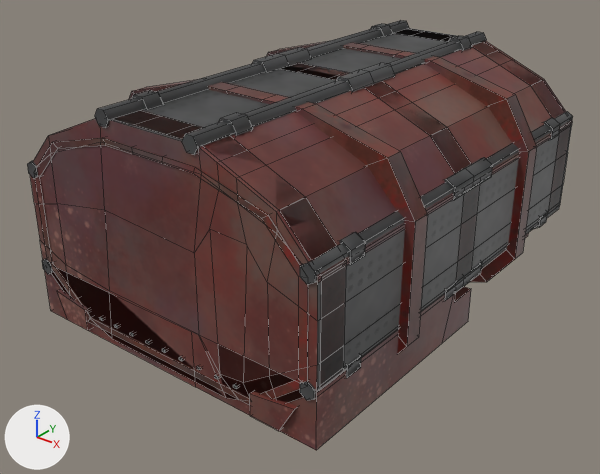
An edit to the OBJ model Models/Control_Room.obj, drawn before and after from the same camera.
Rendered twice from a 50 mm lens placed at (8.51, -11.24, 7.25), pointed at (0.01, -0.63, 0.67). Arrows for +X, +Y and +Z are at lower left; the lights stay in place. The picture after the commit comes second. Mesh edges are drawn as thin lines. Where no turn or scale is listed for an object, it has been applied to the vertices.
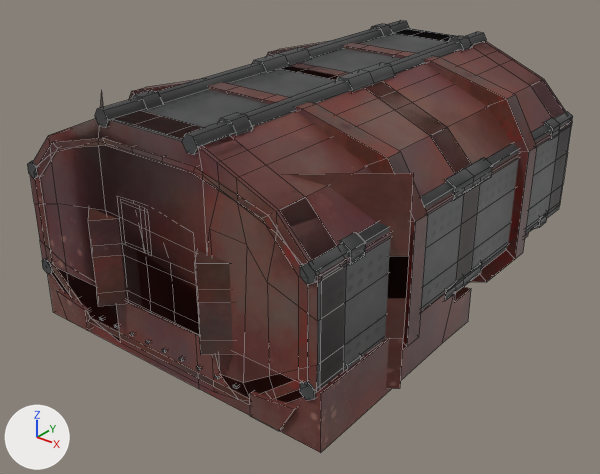
Changed parts and their boxes (x1, y1, x2, y2) in the pictures (600 x 474 px):
'Cube.001', surface changed, reshaped: before (27, 20, 573, 450); after (27, 20, 573, 453)
part 1 of me_cube_001, built on: after (88, 91, 414, 389)
part 2 of me_cube_001, surface changed: (40, 42, 542, 450) in both

The change, as a diff of the scene's bpy script:
```diff
--- a/Models/Control_Room.obj.py
+++ b/Models/Control_Room.obj.py
@@ img_cudliky_png @@
+img_cudliky_png = load_image('cudliky.png', 'Textures/cudliky.png', 1500, 1000, 'sRGB')
@@ img_screen_png @@
+img_screen_png = load_image('screen.png', 'Textures/screen.png', 1500, 1000, 'sRGB')
@@ mat_material_001 @@
 mat_material_001 = principled_material('Material.001')
-mat_material_001.texture = img_bloody_rust_png
+mat_material_001.texture = img_wall_png
@@ mat_material_002 @@
 mat_material_002 = principled_material('Material.002')
-mat_material_002.texture = img_metal_png
+mat_material_002.texture = img_bloody_rust_png
@@ mat_material_004 @@
 mat_material_004 = principled_material('Material.004')
-mat_material_004.texture = img_matky_png
+mat_material_004.texture = img_metal_png
@@ mat_material_005 @@
+mat_material_005 = principled_material('Material.005')
+mat_material_005.texture = img_matky_png
@@ mat_material_003 @@
+mat_material_003 = principled_material('Material.003')
+mat_material_003.texture = img_cudliky_png
@@ mat_material_011 @@
+mat_material_011 = principled_material('Material.011')
+mat_material_011.texture = img_screen_png
@@ me_cube_001 @@
 # used by ob_cube_001; location = (0.0, 0.0, 0.0)
-me_cube_001.from_pydata(...)  # 1705 vertices, 1457 faces; spans x -3.16..3.16, y -4.07..4.09, z -0.69..3.74
-me_cube_001.materials.append(mat_material)  # picture img_wall_png
+me_cube_001.from_pydata(...)  # 2515 vertices, 2151 faces; spans x -3.24..3.21, y -4.34..4.09, z -0.69..3.74
+# me_cube_001 part 1: 14 vertices moved from x -3.0..3.0, y -4.0..-3.99, z -0.44..3.17 to x -2.92..3.08, y -4.0, z -0.44..3.17; 810 vertices added at x -3.24..3.21, y -4.34..-2.18, z -0.34..3.17
+# me_cube_001 part 2: 170 kept faces spanning x -3.0..3.08, y -4.07..4.09, z -0.44..3.56 get new texture (UV) coordinates
+# other edits to the shape of me_cube_001 do not show in these pictures
 me_cube_001.materials.append(mat_material_001)
@@ me_cube_001 @@
 me_cube_001.materials.append(mat_material_004)
+me_cube_001.materials.append(mat_material_005)  # picture img_matky_png
+me_cube_001.materials.append(mat_material_011)  # picture img_screen_png
+me_cube_001.materials.append(mat_material_003)  # picture img_cudliky_png
```
